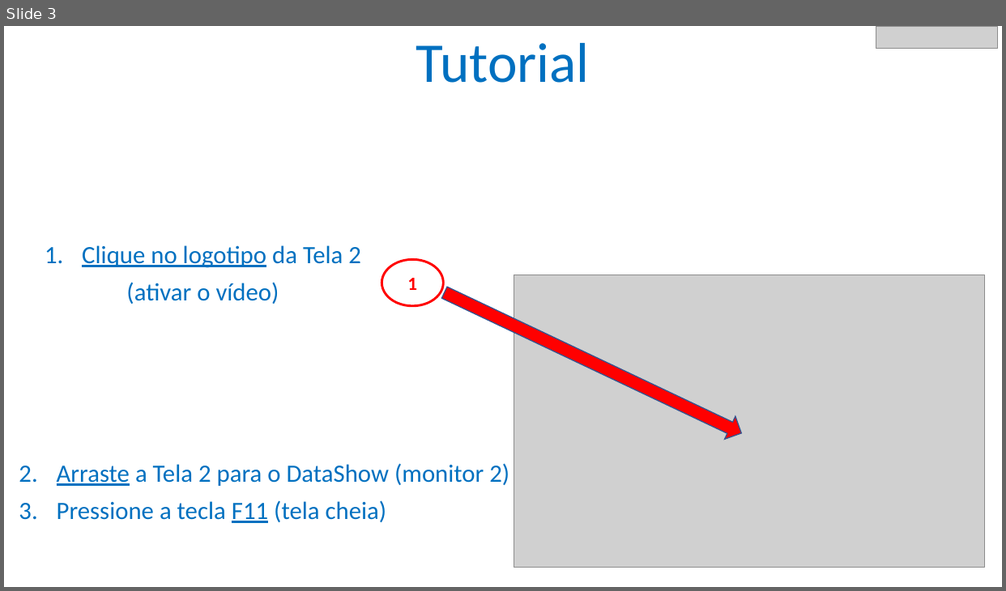
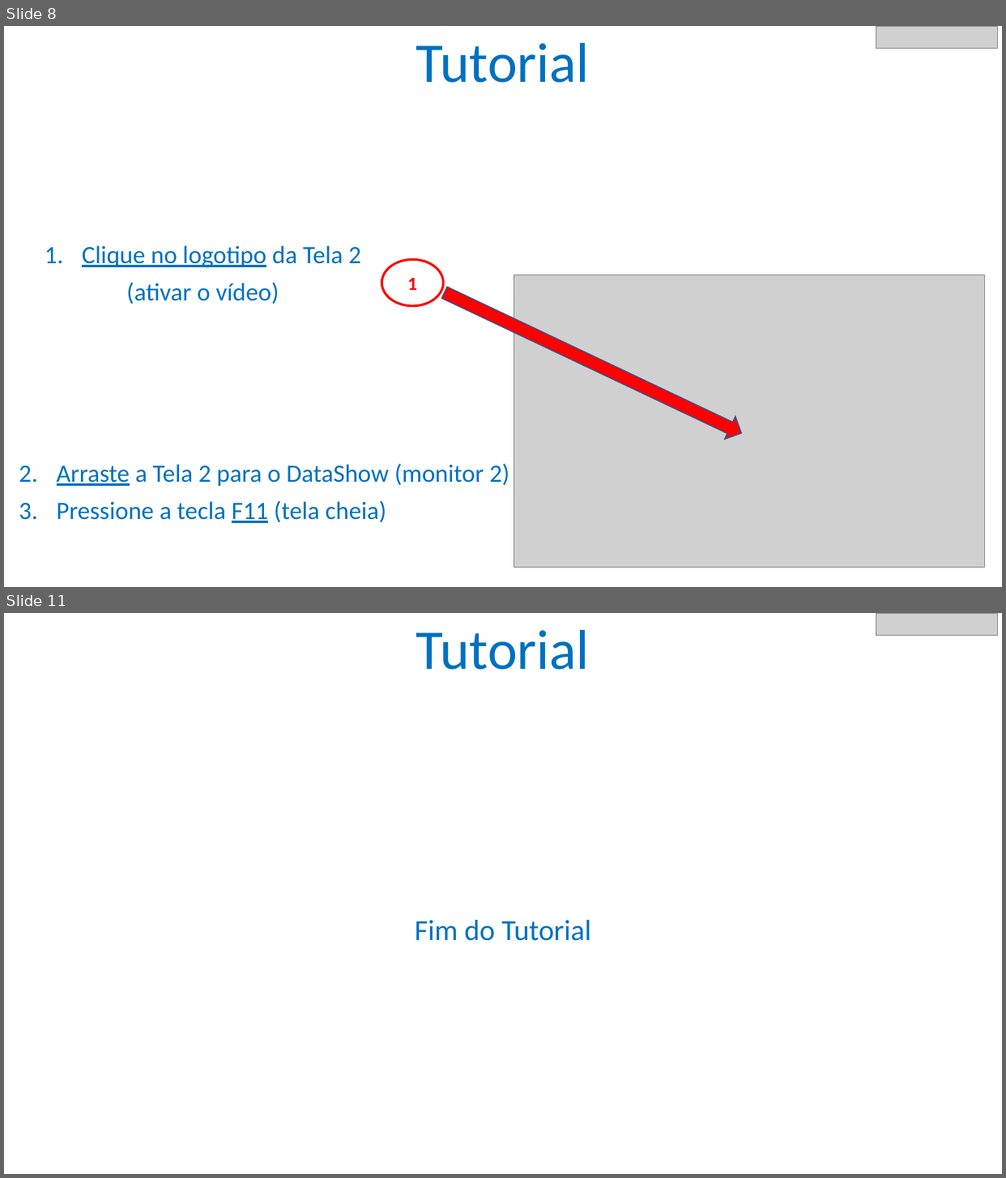
Before and after one commit to datashowcloud/datashow, a slide deck: help/help.pptx. Shown one above the other, each under a label of ours: slide 3 before the commit, slides 8 and 11 after it; the slides between them are not shown. The pictures are 1006x591 and 1006x1178 pixels, drawn with LibreOffice and Linux fonts; fonts in the diff are those of the drawing; grey boxes stand for pictures. Boxes give left, top, right and bottom in pixels: in the first picture for what was removed or moved away, otherwise in the second. Text is boxed around its words. In the diff, an @@ line names an element or a change of style, - is before the commit and + after.

```diff
--- a/help/help.pptx
+++ b/help/help.pptx
@@ slide 11 added at bbox=[4, 613, 1002, 1174], background #FFFFFF @@
@@ title added at bbox=[416, 630, 590, 670], 54 pt, text #0070C0 @@
+Tutorial
@@ picture added at bbox=[876, 614, 998, 636] @@
@@ text added at bbox=[415, 920, 591, 941], 28 pt, text #0070C0 @@
+Fim do Tutorial
@@ what was slide 3 is now slide 8 @@
```
Also in this commit, not shown: 3 slides changed, 6 other slides added, 2 other files.
